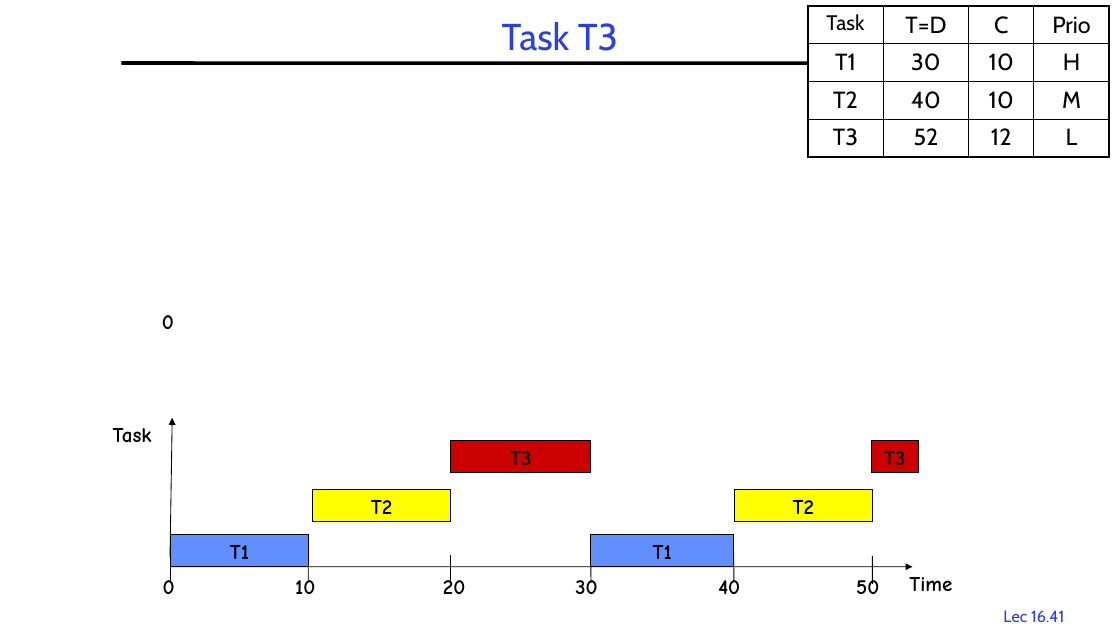
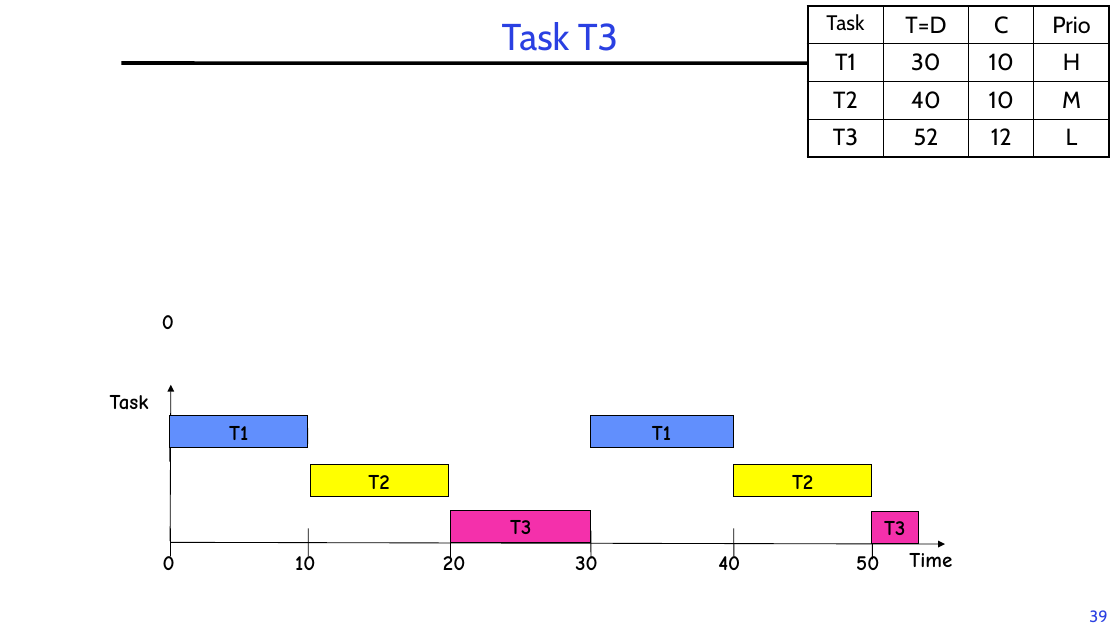
Before and after one commit to guhofstra/CSC256Fa25, a slide deck: slide 39 of PPTs/L6-RTScheduling.pptx (slide 41 before the commit). Drawn at 1120x630 pixels with LibreOffice and Linux fonts; fonts in the diff are those of the drawing; grey boxes stand for pictures; background and template pictures are left out. Boxes give left, top, right and bottom in pixels: in the first picture for what was removed or moved away, otherwise in the second. Text is boxed around its words. In the diff, an @@ line names an element or a change of style, - is before the commit and + after.

```diff
--- a/PPTs/L6-RTScheduling.pptx
+++ b/PPTs/L6-RTScheduling.pptx
@@ text "Task": place and size @@
-text "Task" at [113,428,152,443]
+text "Task" at [110,395,149,410]
@@ arrow moved from (170, 558) - (172, 418) to (171, 541) - (171, 385) @@
@@ line added from (308, 416) to (308, 444), #000000 0.75 pt @@
@@ line added from (732, 416) to (732, 444), #000000 0.75 pt @@
@@ 2 rectangles, 1 line: place and size @@
-2 rectangles, 1 line at [171,535,734,581]
+2 rectangles, 1 line at [170,416,734,462]
@@ rectangle "T2": place and size @@
-rectangle "T2" at [313,490,450,522]
+rectangle "T2" at [310,465,448,497]
@@ rectangle "T3": place and size @@
-rectangle "T3" at [451,441,592,473]
+rectangle "T3" at [451,511,592,543]
@@ rectangle "T3" at [451,511,592,543]: fill #CC0000 to #F430AB @@
@@ rectangle "T3": place and size @@
-rectangle "T3" at [872,441,918,473]
+rectangle "T3" at [872,512,918,544]
@@ rectangle "T3" at [872,512,918,544]: fill #CC0000 to #F430AB @@
@@ 7 texts, 5 lines, 1 rectangle: place and size @@
-7 texts, 5 lines, 1 rectangle at [163,490,952,594]
+7 texts, 5 lines, 1 rectangle at [163,465,952,570]
@@ arrow moved from (171, 567) - (912, 567) to (171, 543) - (945, 544) @@
@@ page number removed at [1003,610,1064,622] @@
-Lec 16.41
@@ page number added at [1089,610,1107,622], 14 pt, text #2A40E2 @@
+39
```
Also in this commit, not shown: 78 other slides changed, 2 slides removed, 1 other file.
